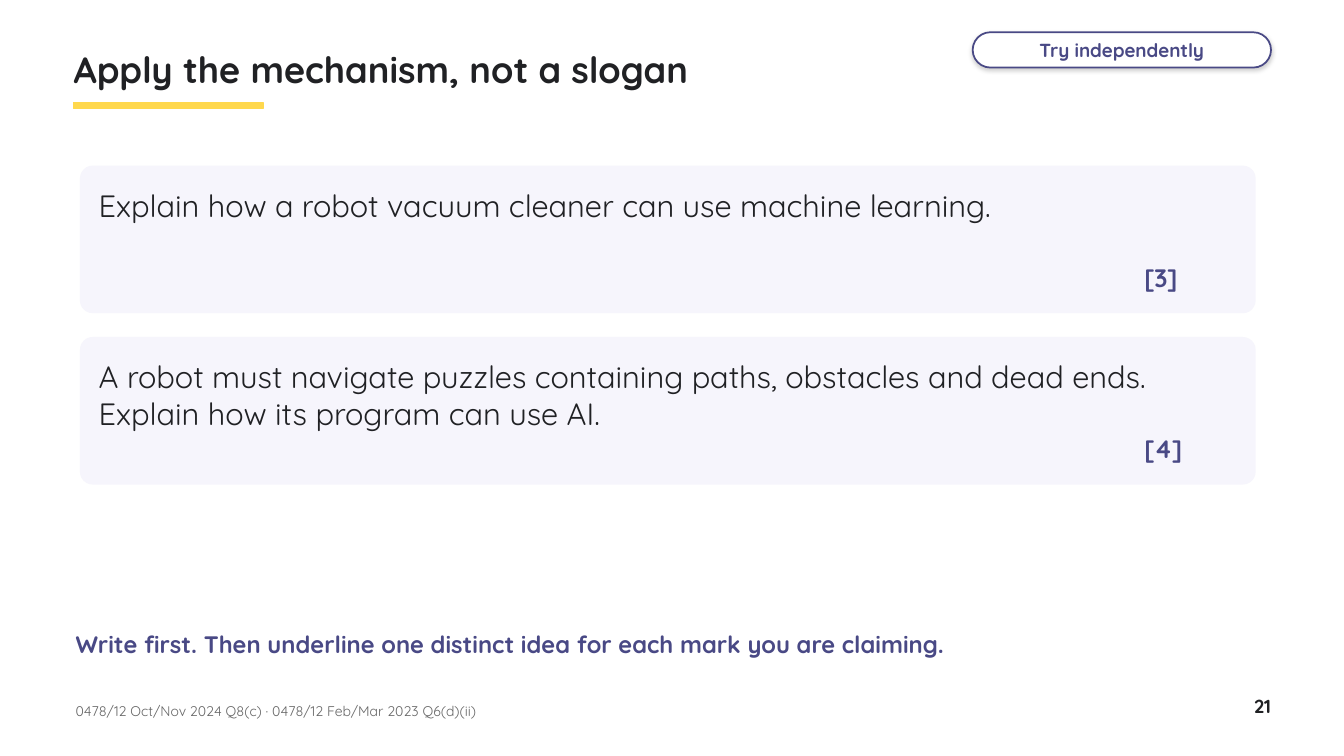
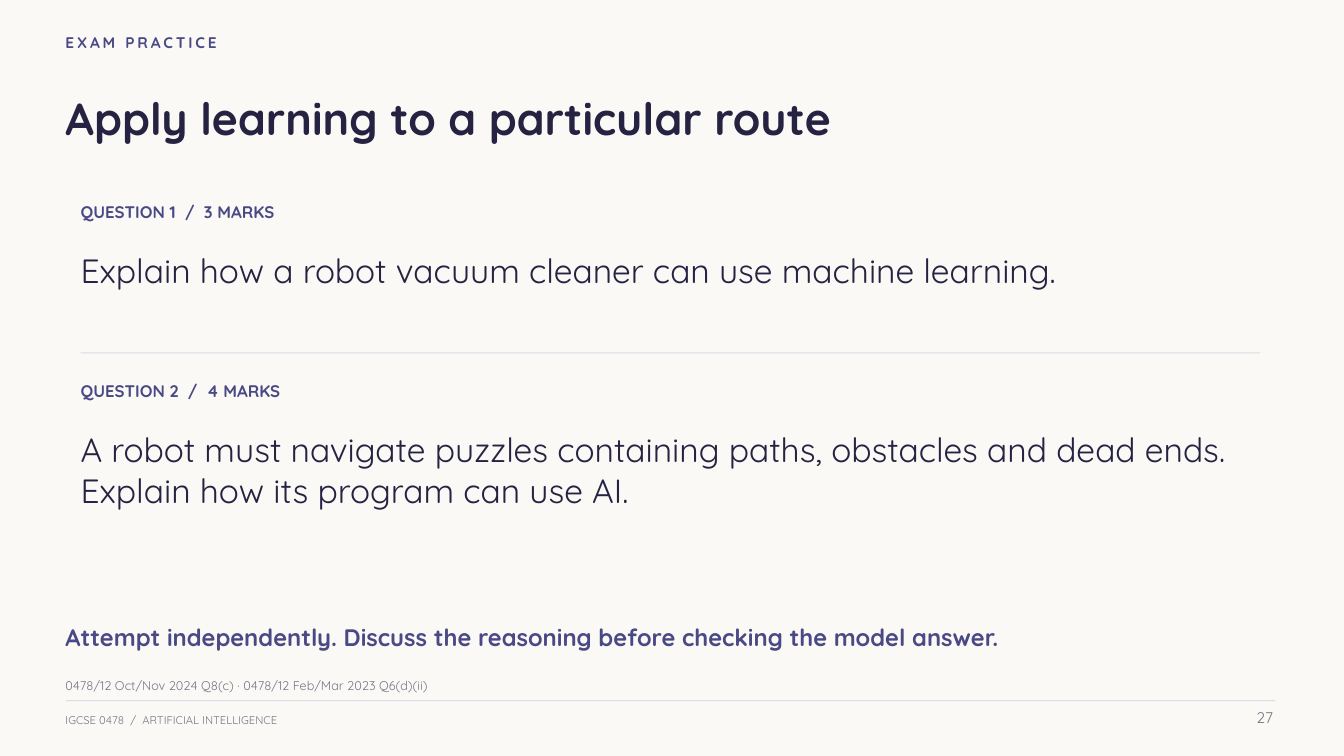
Before and after one commit to myk-sh/cs-lessons, a slide deck: slide 27 of 0478 P1/Artificial Intelligence/IGCSE_0478_Lesson_-_Artificial_Intelligence.pptx (slide 21 before the commit). Drawn at 1344x756 pixels with LibreOffice and Linux fonts; fonts in the diff are those of the drawing. Boxes give left, top, right and bottom in pixels: in the first picture for what was removed or moved away, otherwise in the second. Text is boxed around its words. In the diff, an @@ line names an element or a change of style, - is before the commit and + after.

Commit message:
Teach AI concepts before exam practice and redesign lesson visuals

```diff
--- a/0478 P1/Artificial Intelligence/IGCSE_0478_Lesson_-_Artificial_Intelligence.pptx
+++ b/0478 P1/Artificial Intelligence/IGCSE_0478_Lesson_-_Artificial_Intelligence.pptx
@@ background #FFFFFF to #FAF9F6 @@
@@ text added at (65,37,216,48), 11 pt, text #494985, bold @@
+EXAM PRACTICE
@@ text removed at (74,56,688,91) @@
-Apply the mechanism, not a slogan
@@ rounded rectangle removed at (973,32,1271,68) @@
-Try independently
@@ text added at (65,102,830,144), 32 pt, text #252341, bold @@
+Apply learning to a particular route
@@ rectangle removed at (74,103,263,109) @@
@@ rounded rectangle removed at (81,166,1255,313) @@
@@ text added at (81,206,274,222), 12 pt, text #494985, bold @@
+QUESTION 1 / 3 MARKS
@@ text "Explain how a robot vacuum ...": place and size @@
-text "Explain how a robot vacuum ..." at (99,194,991,223)
+text "Explain how a robot vacuum ..." at (81,258,1055,290)
@@ text "Explain how a robot vacuum ..." at (81,258,1055,290): size 22 to 24 pt, text colour #202124 to #252341; less space between paragraphs @@
@@ text removed at (1144,269,1178,292) @@
-[3]
@@ rounded rectangle removed at (81,338,1255,484) @@
@@ line added from (81, 353) to (1260, 353), #DDDBE5 0.7 pt @@
@@ text added at (81,385,280,401), 12 pt, text #494985, bold @@
+QUESTION 2 / 4 MARKS
@@ text "A robot must navigate puzzles ..." at (81,437,1225,510): size 22 to 24 pt, text colour #202124 to #252341; less space between paragraphs @@
@@ text "A robot must navigate puzzles ...": place and size @@
-text "A robot must navigate puzzles ..." at (99,365,1145,431)
+text "A robot must navigate puzzles ..." at (81,437,1225,510)
@@ text removed at (1144,440,1182,463) @@
-[4]
@@ text added at (65,628,998,651), 17 pt, text #494985, bold @@
+Attempt independently. Discuss the reasoning before checking the model answer.
@@ text removed at (76,635,944,658) @@
-Write first. Then underline one distinct idea for each mark you are claiming.
@@ text "0478/12 Oct/Nov 2024 Q8(c) · ...": place and size @@
-text "0478/12 Oct/Nov 2024 Q8(c) · ..." at (76,705,477,719)
+text "0478/12 Oct/Nov 2024 Q8(c) · ..." at (65,680,427,692)
@@ text "0478/12 Oct/Nov 2024 Q8(c) · ..." at (65,680,427,692): size 10 to 9 pt, text colour #666666 to #777584; less space between paragraphs @@
@@ text added at (65,716,277,724), 8 pt, text #777584 @@
+IGCSE 0478 / ARTIFICIAL INTELLIGENCE
@@ line added from (66, 701) to (1275, 701), #DDDBE5 0.7 pt @@
@@ text removed at (1254,699,1271,713) @@
-21
@@ text added at (1256,712,1273,723), 11 pt, text #777584 @@
+27
```
Also in this commit, not shown: 7 other slides changed, 33 slides added, 25 slides removed, 20 other files.
